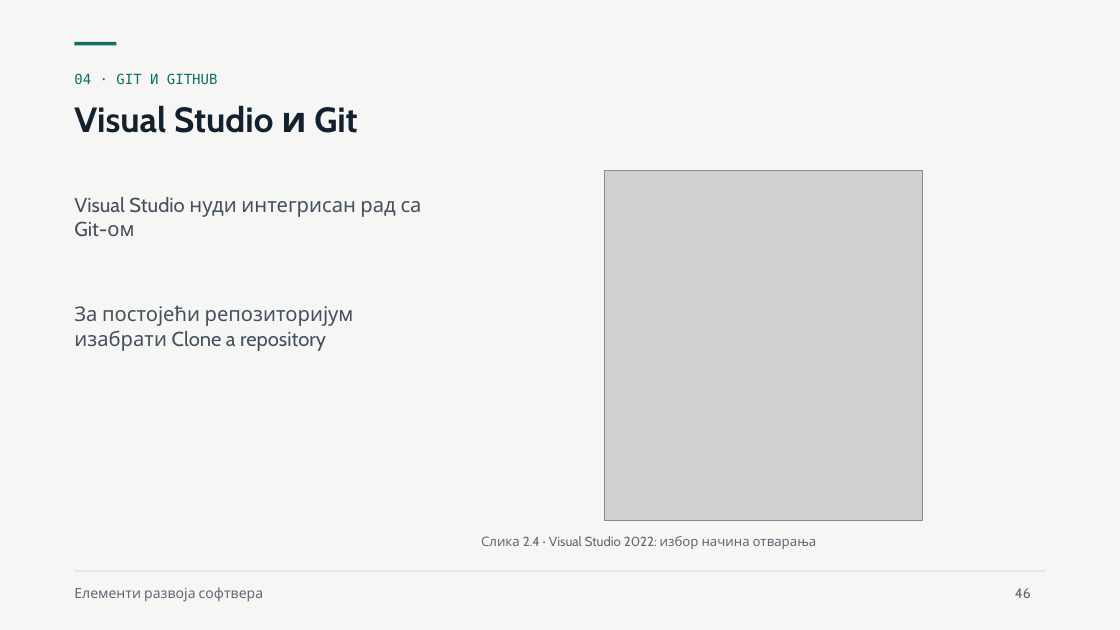
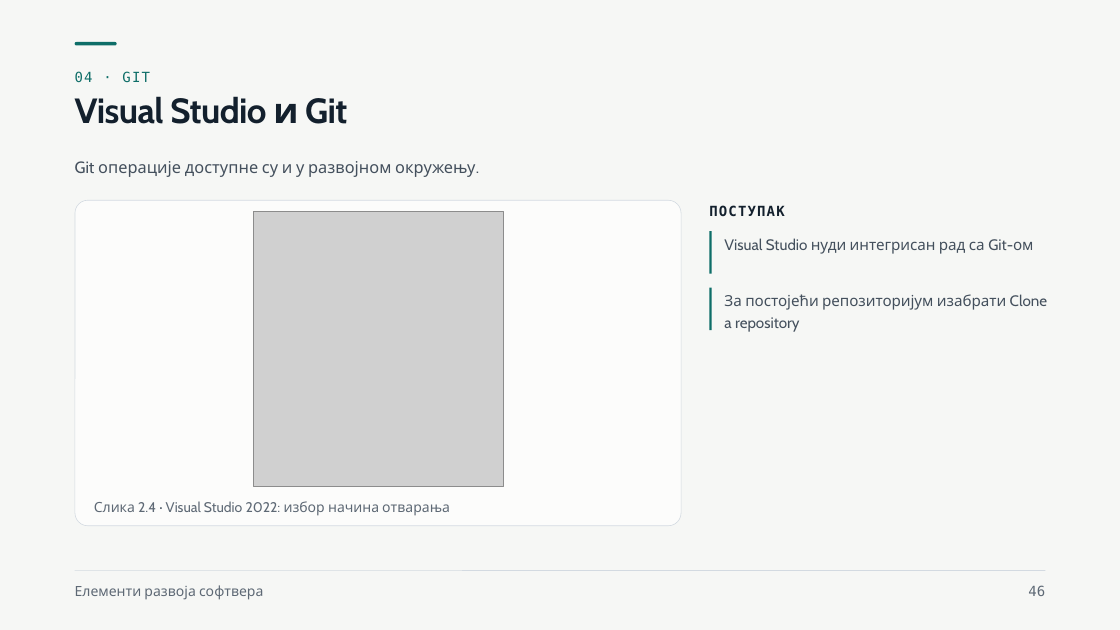
Before and after one commit to owlCoder/ftn-nastavni-materijali, a slide deck: slide 46 of Elementi razvoja softvera (ERS)/Nastavni materijali/01 Zahtevi, backlog i Git/Zahtevi, backlog i Git.pptx. Drawn at 1120x630 pixels with LibreOffice and Linux fonts; fonts in the diff are those of the drawing; grey boxes stand for pictures. Boxes give left, top, right and bottom in pixels: in the first picture for what was removed or moved away, otherwise in the second. Text is boxed around its words. In the diff, an @@ line names an element or a change of style, - is before the commit and + after.

```diff
--- a/Elementi razvoja softvera (ERS)/Nastavni materijali/01 Zahtevi, backlog i Git/Zahtevi, backlog i Git.pptx
+++ b/Elementi razvoja softvera (ERS)/Nastavni materijali/01 Zahtevi, backlog i Git/Zahtevi, backlog i Git.pptx
@@ text at [75, 71, 150, 83]: text changed @@
-04 · GIT И GITHUB
+04 · GIT
@@ title "Visual Studio и Git" at [75, 96, 347, 124]: letter spacing 0 to -0.5 pt; line spacing 1 to 33pt @@
@@ text added at [75, 161, 475, 177], 14 pt, text #44505D @@
+Git операције доступне су и у развојном окружењу.
@@ rounded rectangle added at [75, 200, 681, 526], fill #FCFCFB, outline #D3DAE1 0.5 pt @@
@@ text added at [709, 205, 784, 217], 12 pt, text #13202D, bold @@
+ПОСТУПАК
@@ picture: place and size @@
-picture at [604, 171, 923, 521]
+picture at [254, 212, 504, 487]
@@ line added from (711, 231) to (711, 274), #0E6E68 2 pt @@
@@ text "Visual Studio нуди интегрисан рад ...": place and size @@
-text "Visual Studio нуди интегрисан рад ..." at [74, 197, 422, 237]
+text "Visual Studio нуди интегрисан рад ..." at [724, 238, 1033, 254]
@@ text "Visual Studio нуди интегрисан рад ..." at [724, 238, 1033, 254]: size 17.2 to 13 pt; line spacing 1 to 18.2pt @@
@@ line added from (711, 287) to (711, 330), #0E6E68 2 pt @@
@@ text "За постојећи репозиторијум изабрати Clone ..." at [724, 294, 1047, 332]: size 17.2 to 13 pt; line spacing 1 to 18.2pt @@
@@ text "За постојећи репозиторијум изабрати Clone ...": place and size @@
-text "За постојећи репозиторијум изабрати Clone ..." at [74, 305, 354, 351]
+text "За постојећи репозиторијум изабрати Clone ..." at [724, 294, 1047, 332]
@@ text "Слика 2.4 · Visual Studio ...": place and size @@
-text "Слика 2.4 · Visual Studio ..." at [481, 536, 817, 549]
+text "Слика 2.4 · Visual Studio ..." at [94, 501, 450, 516]
@@ text "Слика 2.4 · Visual Studio ..." at [94, 501, 450, 516]: size 11.2 to 12 pt; line spacing 1 to 16.8pt @@
@@ text "Елементи развоја софтвера" at [75, 585, 263, 600]: line spacing 1 to 16.8pt @@
@@ text "46": place and size @@
-text "46" at [1015, 588, 1031, 598]
+text "46" at [1028, 585, 1045, 596]
@@ text "46" at [1028, 585, 1045, 596]: font Cabin to DejaVu Sans Mono; alignment left to right; line spacing 1 to 16.8pt @@
```
Also in this commit, not shown: 29 other slides changed, 1 slide removed, 1 other file.
